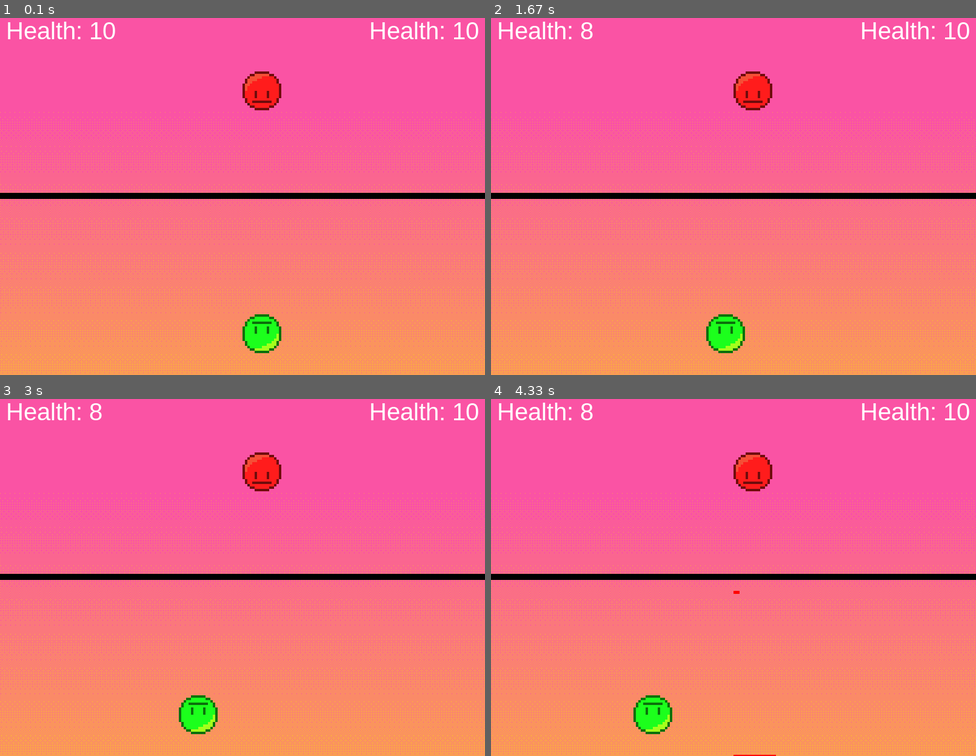
Above: before the commit, frames 1-4 (two rows, left to right).
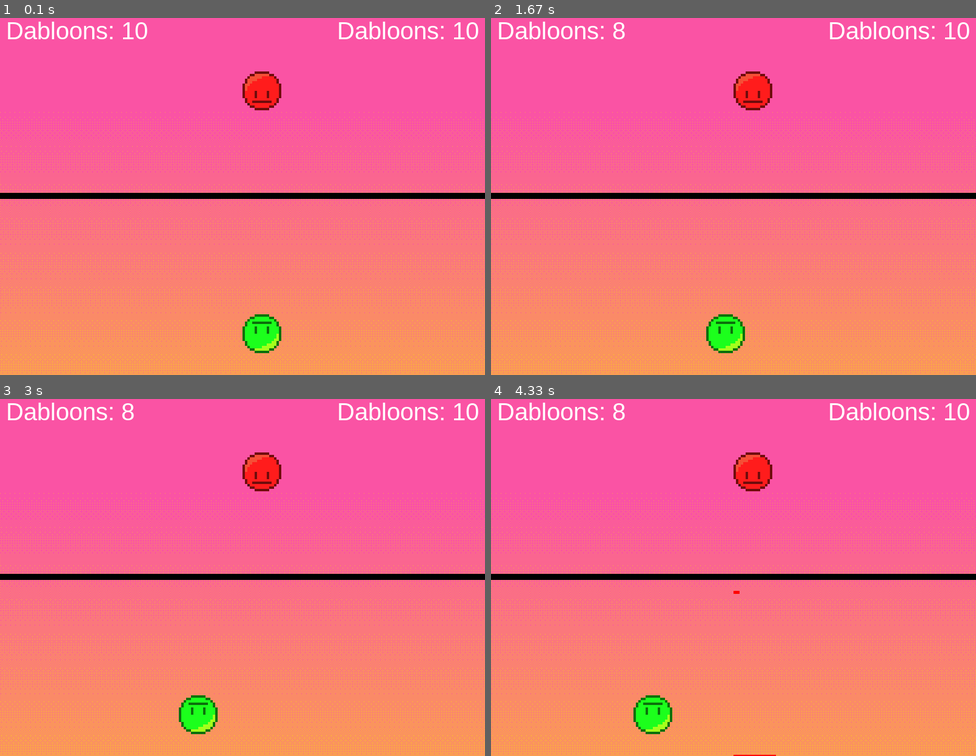
Above: after the commit, the same moments.

Repository: MB-KiddA/Pygame-editing
Game: pygame game, started from main.py
The game is run twice, just before and just after one commit, with the same random seed, the same clock (stepped at 60 frames per second) and the same inputs.
Inputs:
- Up to frame 1 (0.1 s): no input
- Up to frame 2 (1.67 s): hold Right 0.33-0.8 s; hold Up 0.83-1.13 s; tap F at 0.9, 1.23, 1.53 s; tap T at 0.98 s; hold Right 1.17-1.63 s; tap G at 1.32 s
- Up to frame 3 (3 s): hold Down 1.67-1.97 s; tap F at 1.73, 2.07, 2.47, 2.77 s; hold Up 2-2.37 s; tap T at 2.15 s; hold Right from 2.4 s (still down); tap G at 2.55 s
- Up to frame 4 (4.33 s): release Right at 3.03 s; hold Down 3.07-3.43 s; tap F at 3.13, 3.53, 3.83, 4.03 s; hold Right 3.47-3.93 s; tap T at 3.62 s; hold Up 3.97-4.27 s; tap G at 4.12 s; hold Right from 4.3 s (still down)

The runs differ from the first frame. In frame 1, 0.9% of the frame differs, in the area x 2-91%, y 1-6%; in frame 2, 0.8%; in frame 3, 0.8%; in frame 4, 0.8%.

Commit message:
Final Update
Final Change

Diff:
--- a/main.py
+++ b/main.py
@@ -50,9 +50,9 @@
     pygame.draw.rect(WIN, BLACK, BORDER)
 
     red_health_text = HEALTH_FONT.render(
-        "Health: " + str(red_health), 1, WHITE)
+        "Dabloons: " + str(red_health), 1, WHITE)
     green_health_text = HEALTH_FONT.render(
-        "Health: " + str(green_health), 1, WHITE)
+        "Dabloons: " + str(green_health), 1, WHITE)
     WIN.blit(red_health_text, (WIDTH - red_health_text.get_width() - 10, 10))
     WIN.blit(green_health_text, (10, 10))
 
